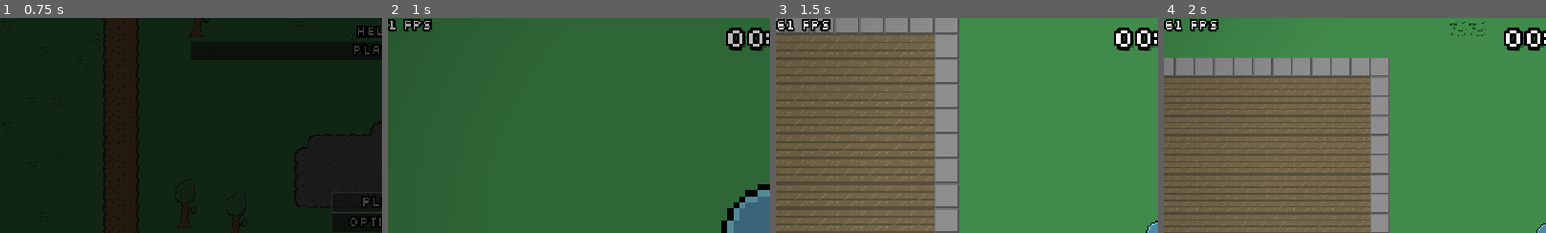
Above: before the commit, frames 1-4 (left to right).
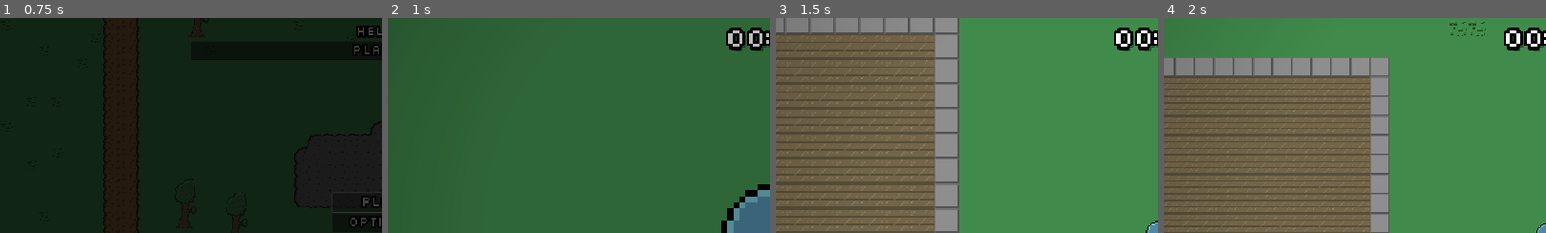
Above: after the commit, the same moments.

Repository: veprogames/top-down-incremental
Game: Godot game, scene res://main_menu/main_menu.tscn
The game is run twice, just before and just after one commit, with the same random seed, the same clock (stepped at 60 frames per second) and the same inputs.
Inputs (mouse positions are % of the whole screen's width and height, from its top left):
- Up to frame 1 (0.75 s): click "Play" at 0.5 s
- Up to frame 2 (1 s): no input
- Up to frame 3 (1.5 s): move the mouse to (55, 50) at 1.27 s
- Up to frame 4 (2 s): no input
The pictures show only the part of the screen within x 0-50%, y 0-50%; the shares and areas given below are measured in that part.

Frame 1 is identical in both runs. In frame 2, 0.5% of the frame differs, in the area x 0-12%, y 0-7%; in frame 3, 0.7%; in frame 4, 0.7%, in the area x 0-15%, y 0-7%.

Commit message:
remove FPS counter

Diff:
--- a/level/level.gd
+++ b/level/level.gd
@@ -8,7 +8,6 @@
 @onready var enemies: Node2D = $Enemies
 @onready var gems: Node2D = $Gems
 
-@onready var label_fps: Label = $CanvasLayer/LabelFPS
 @onready var game_over_screen: GameOverScreen = $CanvasLayerGameOver/GameOverScreen
 @onready var canvas_layer_dialogs: CanvasLayer = $CanvasLayerDialogs
 @onready var audio_stream_player_game_over: AudioStreamPlayer = $AudioStreamPlayerGameOver
@@ -26,9 +25,6 @@
 			var pause_menu: PauseMenu = PauseMenu.create()
 			canvas_layer_dialogs.add_child(pause_menu)
 			pause_menu.options_pressed.connect(_on_pause_menu_options_pressed)
-
-
-	label_fps.text = "%d fps" % Engine.get_frames_per_second()
 
 	cleanup()
 
--- a/level/level.tscn
+++ b/level/level.tscn
@@ -156,11 +156,6 @@
 offset_bottom = 73.0
 grow_horizontal = 2
 
-[node name="LabelFPS" type="Label" parent="CanvasLayer"]
-offset_right = 40.0
-offset_bottom = 37.0
-text = "FPS"
-
 [node name="CanvasLayerGameOver" type="CanvasLayer" parent="."]
 layer = 2
 
